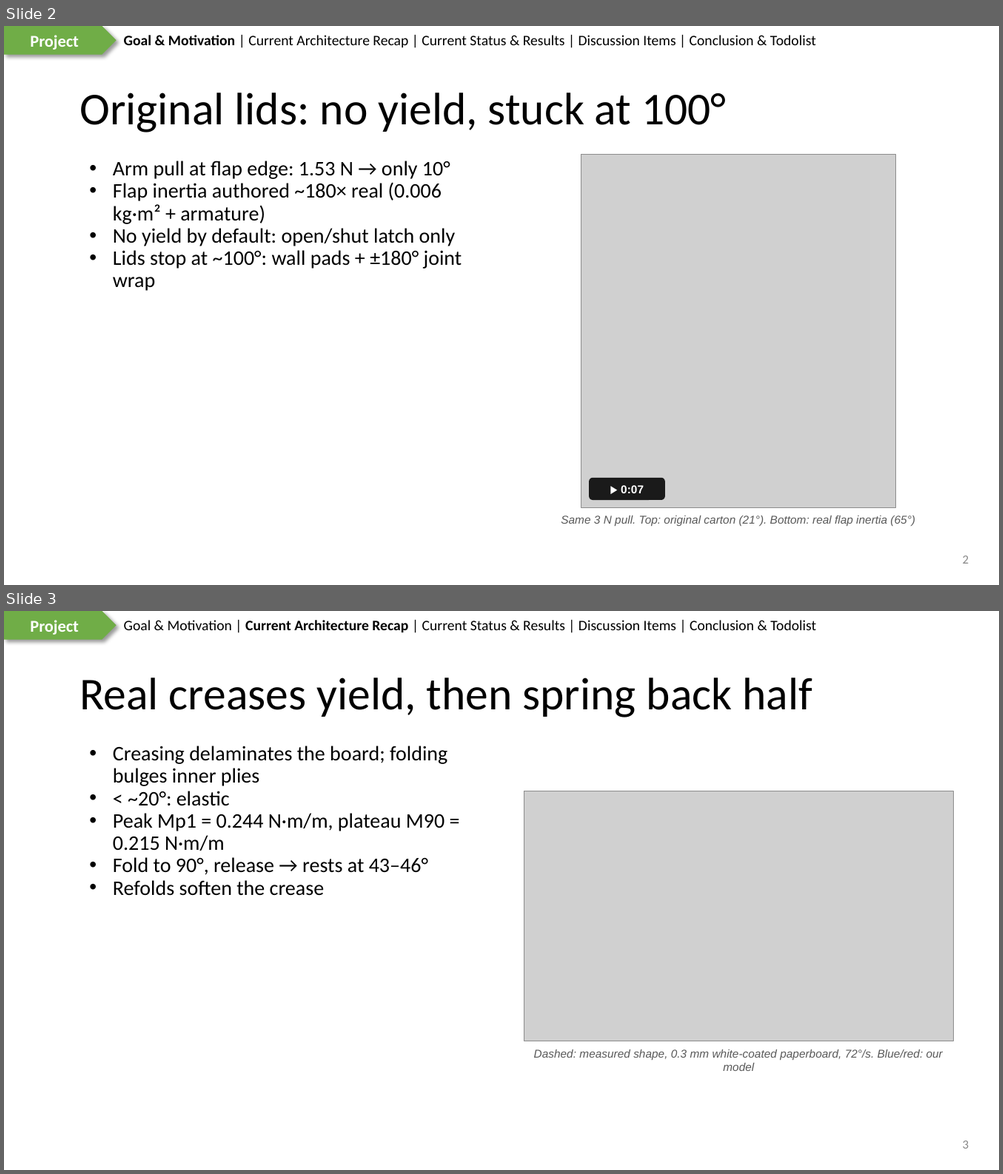
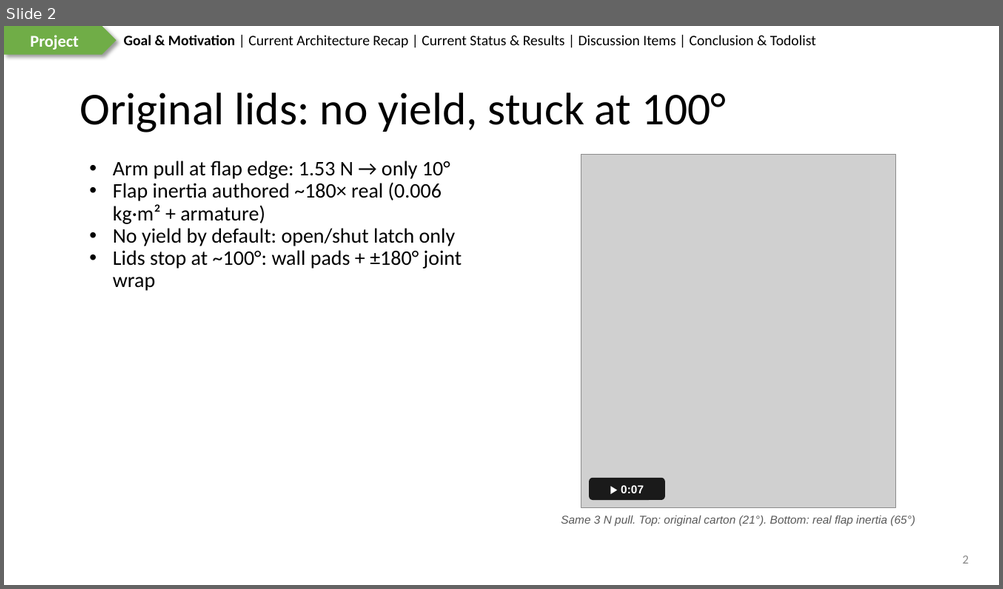
Before and after one commit to wyattsheu/sim-forge, a slide deck: sims/fr3_bubblewrap_pack_handoff_20261007/docs/slides/2026-10-10-Carton-Crease.pptx. Shown one above the other, each under a label of ours: slides 2 and 3 before the commit, slide 2 after it. The pictures are 1003x1174 and 1003x589 pixels, drawn with LibreOffice and Linux fonts; fonts in the diff are those of the drawing; grey boxes stand for pictures. Boxes give left, top, right and bottom in pixels: in the first picture for what was removed or moved away, otherwise in the second. Text is boxed around its words. In the diff, an @@ line names an element or a change of style, - is before the commit and + after.

Commit message:
fr3 handoff slides: paper figures beside ours (Fig. 8, Fig. 10), typeset crease equations, mechanics summary, delivered carton vs carton_v1 and why carton_v1's model was chosen

```diff
--- a/sims/fr3_bubblewrap_pack_handoff_20261007/docs/slides/2026-10-10-Carton-Crease.pptx
+++ b/sims/fr3_bubblewrap_pack_handoff_20261007/docs/slides/2026-10-10-Carton-Crease.pptx
@@ slide 3 removed at (4,611,999,1170), background #FFFFFF; not listed: 2 template elements that a slide beside it also shows @@
@@ text removed at (124,620,816,632) @@
-Goal & Motivation | Current Architecture Recap | Current Status & Results | Discussion Items | Conclusion & Todolist
@@ title removed at (79,678,812,718) @@
-Real creases yield, then spring back half
@@ text removed at (113,746,447,896) @@
-• Creasing delaminates the board; folding bulges inner plies
-• < ~20°: elastic
-• Peak Mp1 = 0.244 N·m/m, plateau M90 = 0.215 N·m/m
-• Fold to 90°, release → rests at 43–46°
-• Refolds soften the crease
@@ picture removed at (524,791,953,1041) @@
@@ text removed at (534,1050,942,1071) @@
-Dashed: measured shape, 0.3 mm white-coated paperboard, 72°/s. Blue/red: our model
@@ page number removed at (962,1141,968,1149) @@
-3
```
Also in this commit, not shown: 1 slide changed, 6 slides added, 2 other slides removed, 13 other files.
